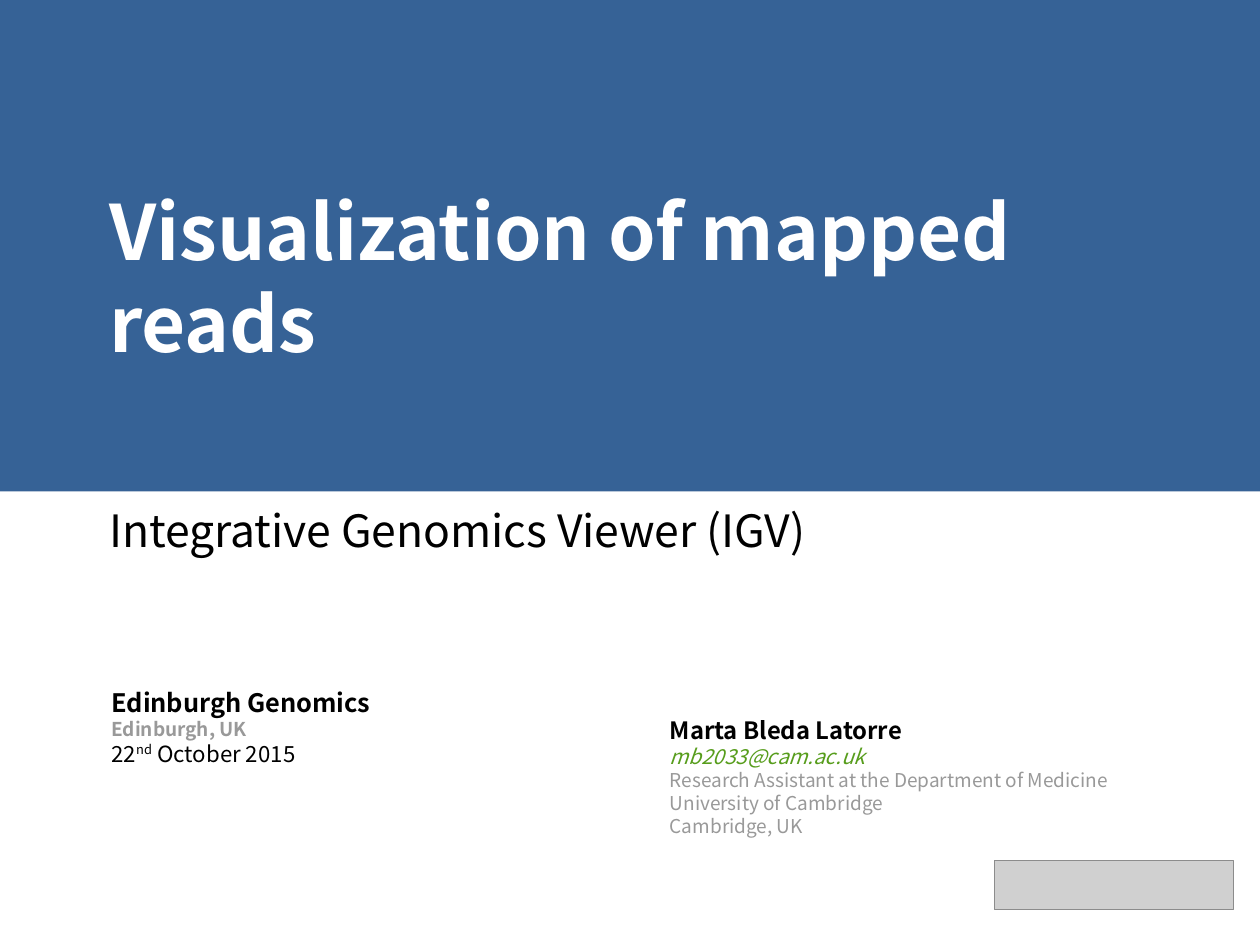
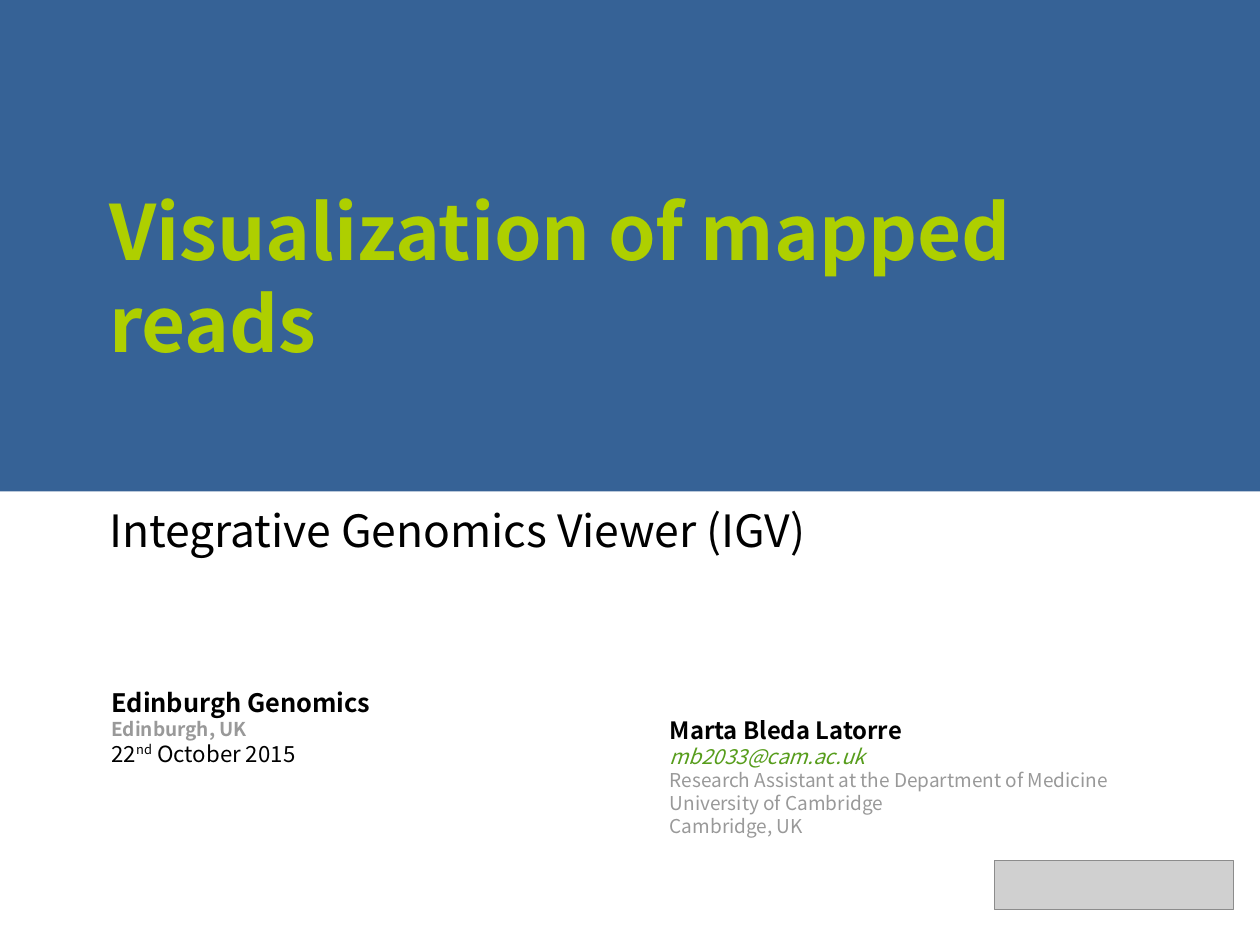
Before and after one commit to ngs-course/ngs-course.github.io, a slide deck: slide 1 of Course_Materials/visualization/presentation/2015-10-visualization_igv.odp. Drawn at 1260x945 pixels with LibreOffice and Linux fonts; fonts in the diff are those of the drawing; grey boxes stand for pictures. Boxes give left, top, right and bottom in pixels: in the first picture for what was removed or moved away, otherwise in the second. Text is boxed around its words. In the diff, an @@ line names an element or a change of style, - is before the commit and + after.

Commit message:
update visualization presentation and tutorial

```diff
--- a/Course_Materials/visualization/presentation/2015-10-visualization_igv.odp
+++ b/Course_Materials/visualization/presentation/2015-10-visualization_igv.odp
@@ title "Visualization of mapped reads" at (109,198,1011,353): text colour #FFFFFF to #AECF00 @@
```
Also in this commit, not shown: 11 other files.
